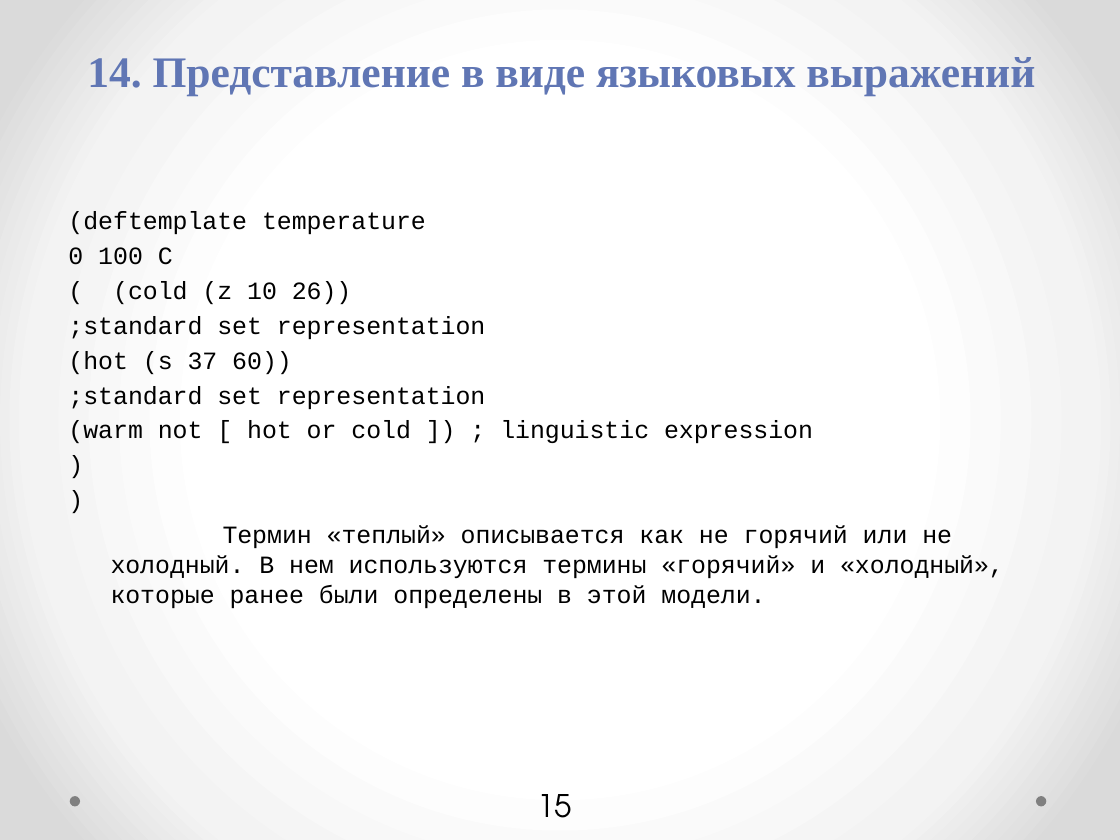
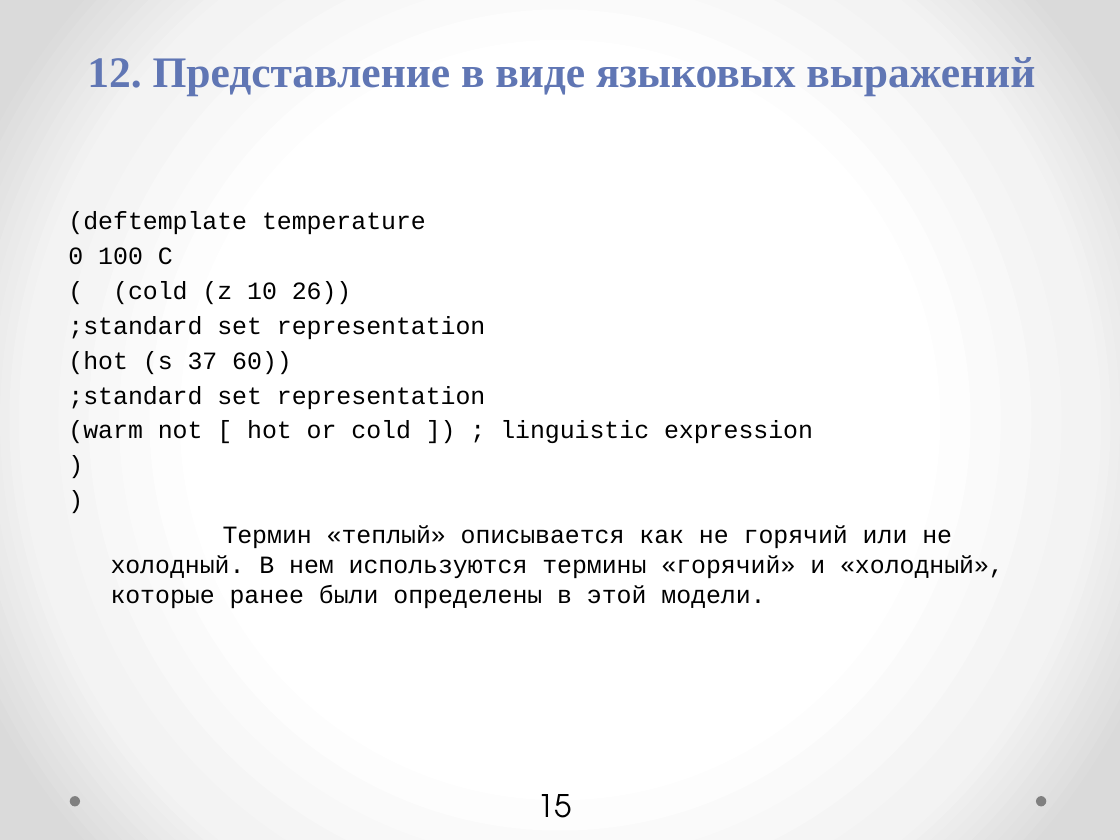
Before and after one commit to petr-r94/ResearchDocsPack, a slide deck: slide 15 of FuzzyCLIPS_End_release.pptx. Drawn at 1120x840 pixels with LibreOffice and Linux fonts; fonts in the diff are those of the drawing. Boxes give left, top, right and bottom in pixels: in the first picture for what was removed or moved away, otherwise in the second. Text is boxed around its words. In the diff, an @@ line names an element or a change of style, - is before the commit and + after.

```diff
--- a/FuzzyCLIPS_End_release.pptx
+++ b/FuzzyCLIPS_End_release.pptx
@@ title at (87,57,1035,96): text changed @@
-14. Представление в виде языковых выражений
+12. Представление в виде языковых выражений
```
Also in this commit, not shown: 16 other slides changed, 1 other file.
